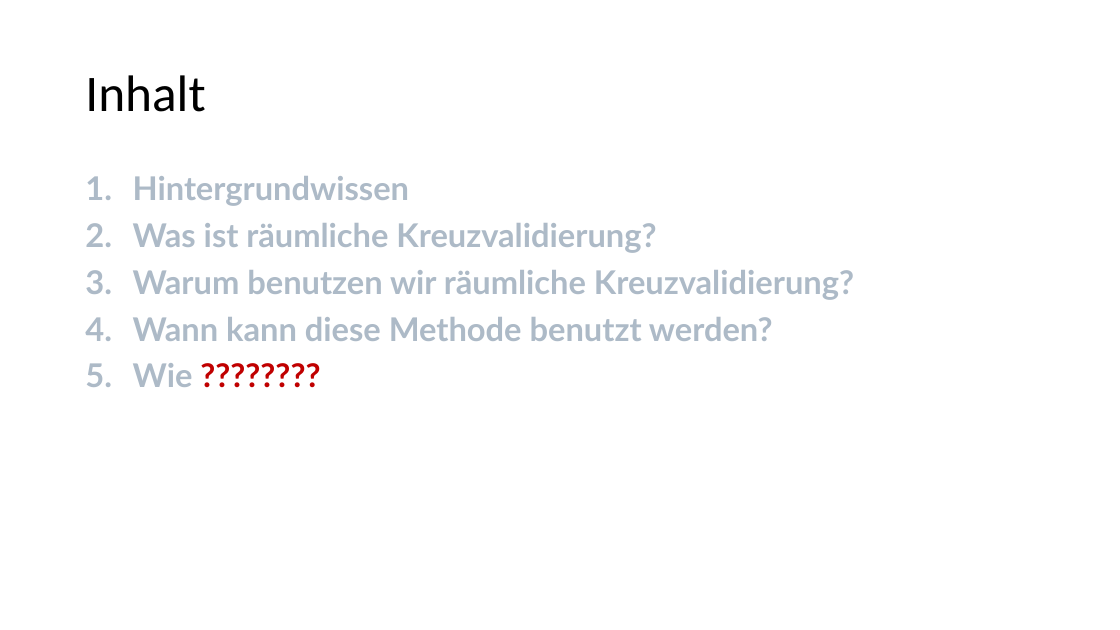
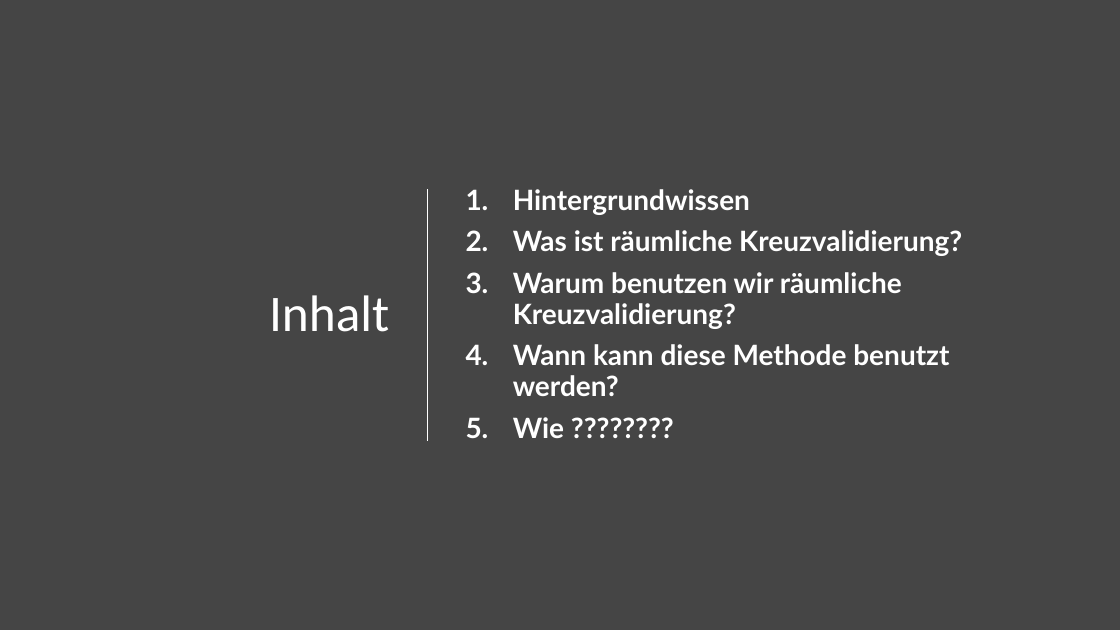
Before and after one commit to Geosoft2/geosoft2-2021, a slide deck: slide 2 of Spatial-Cross-Validation/Spatial_Cross_Validation_PPP.pptx. Drawn at 1120x630 pixels with LibreOffice and Linux fonts; fonts in the diff are those of the drawing. Boxes give left, top, right and bottom in pixels: in the first picture for what was removed or moved away, otherwise in the second. Text is boxed around its words. In the diff, an @@ line names an element or a change of style, - is before the commit and + after.

```diff
--- a/Spatial-Cross-Validation/Spatial_Cross_Validation_PPP.pptx
+++ b/Spatial-Cross-Validation/Spatial_Cross_Validation_PPP.pptx
@@ background #FFFFFF to #454545 @@
@@ title "Inhalt": place and size @@
-title "Inhalt" at [85,75,205,112]
+title "Inhalt" at [269,295,389,332]
@@ title "Inhalt" at [269,295,389,332]: text colour #000000 to #FFFFFF; alignment left to right @@
@@ text "Hintergrundwissen": place and size @@
-text "Hintergrundwissen" at [133,176,854,387]
+text "Hintergrundwissen" at [513,189,962,438]
@@ text "Hintergrundwissen" at [513,189,962,438]: size 28 to 24 pt, text colour #ADBAC7 to #FFFFFF; text colour #C00000 to #FFFFFF in "????????"; vertical alignment top to middle @@
@@ line added from (428, 189) to (428, 441), #FFFFFF 1.25 pt @@
```
Also in this commit, not shown: 2 other slides changed, 2 slides added, 1 slide removed.
